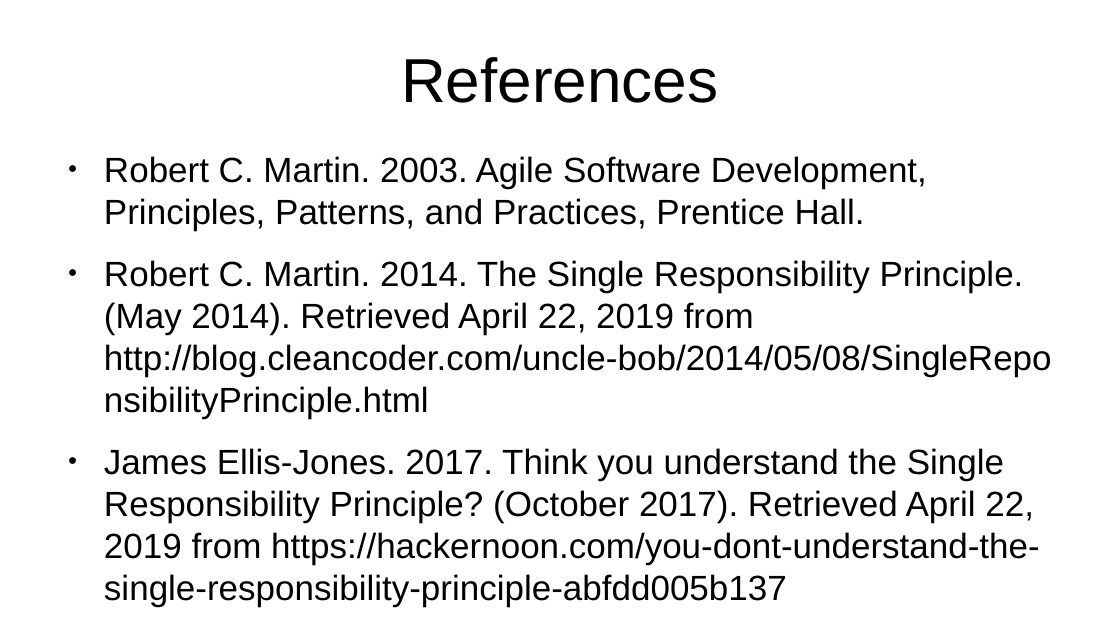
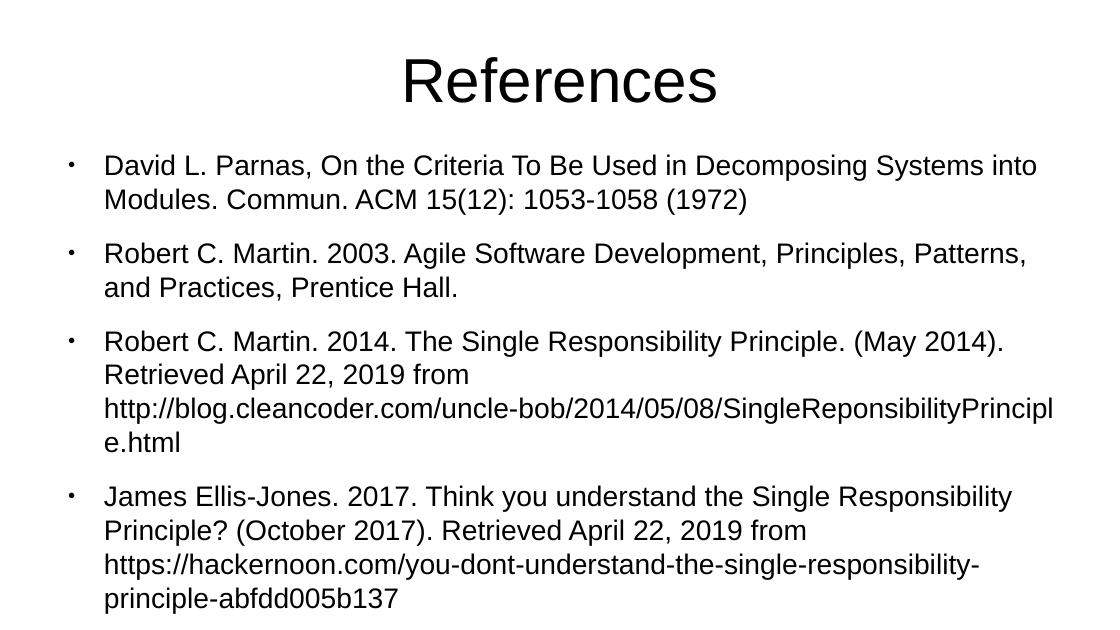
Before and after one commit to maxmeffert/SOLID, a slide deck: slide 15 of TheSofSOLID/TheSofSOLID.odp. Drawn at 1120x630 pixels with LibreOffice and Linux fonts; fonts in the diff are those of the drawing. Boxes give left, top, right and bottom in pixels: in the first picture for what was removed or moved away, otherwise in the second. Text is boxed around its words. In the diff, an @@ line names an element or a change of style, - is before the commit and + after.

```diff
--- a/TheSofSOLID/TheSofSOLID.odp
+++ b/TheSofSOLID/TheSofSOLID.odp
@@ text at [104, 154, 1038, 215]: paragraph added @@
+● David L. Parnas, On the Criteria To Be Used in Decomposing Systems into Modules. Commun. ACM 15(12): 1053-1058 (1972)
@@ text at [104, 242, 1054, 614]: size 24.8 to 20 pt in "Robert C. Martin. 2003. Agile Software Development, ...", "Robert C. Martin. 2014. The Single Responsibility ...", "James Ellis-Jones. 2017. Think you understand the ..." @@
```
Also in this commit, not shown: 1 other file.
